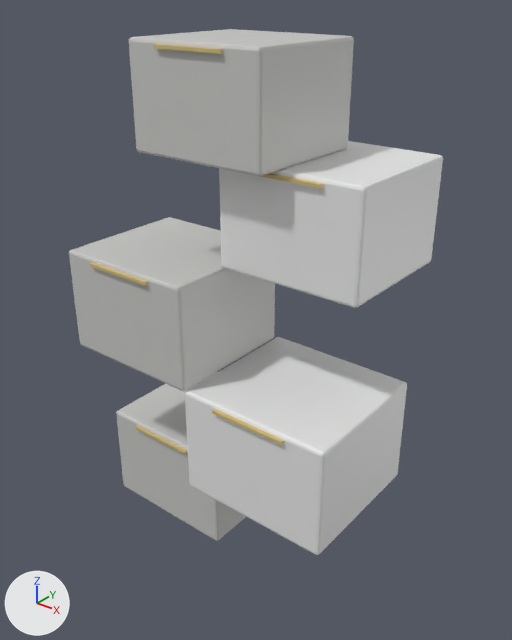
The FBX model game/Assets/_Project/Art/Props/P_crate_stack.fbx: old version first, new version second.
Before and after are seen from a camera (50 mm lens) standing at (1.63, -1.96, 2.26) and looking at (0.04, 0.03, 1.03). Arrows for +X, +Y and +Z are at lower left; the lights stay in place. The older version comes first.

Script lines for the objects in view, before the commit:
```python
me_cube = bpy.data.meshes.new('Cube')
me_cube.from_pydata(...)  # 320 vertices, 300 faces; spans x -0.63..0.63, y -0.39..0.39, z 0.0..2.08
# faces by material slot: [162, 30, 108]
me_cube.materials.append(mat_m_propbody)  # light grey #cececb
me_cube.materials.append(mat_m_propaccent)  # yellow #ddc481
me_cube.materials.append(mat_m_propwhite)  # white #eff0ef
ob_p_crate_stack = bpy.data.objects.new('P_crate_stack', me_cube)
ob_p_crate_stack.location = (0.0, 0.0, 0.0)
```
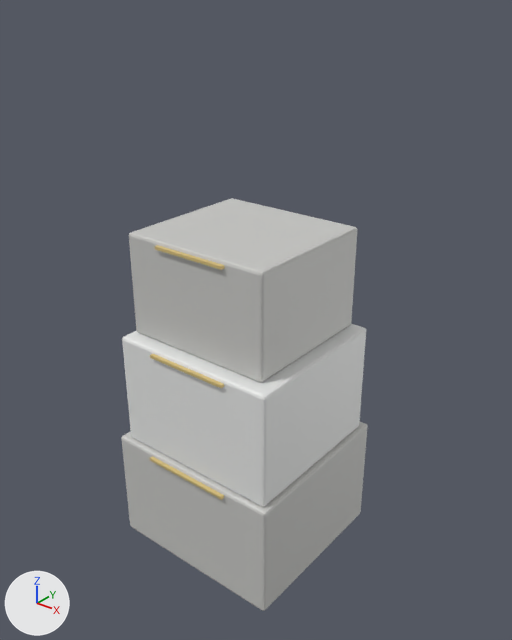
Pixel boxes (x1, y1, x2, y2) of what changed, in the pictures (512 x 640 px; the box of a moved part takes in the faces that stretch with it):
```json
{"object": "P_crate_stack", "change": "reshaped", "before": [69, 29, 443, 555], "after": [121, 198, 368, 611], "on screen": "34% narrower, 21% shorter"}
{"part": 1, "of": "me_cube", "change": "moved or reshaped", "before": [116, 372, 246, 541], "after": [121, 421, 368, 611]}
{"part": 2, "of": "me_cube", "change": "added", "after": [150, 456, 224, 500]}
{"part": 3, "of": "me_cube", "change": "moved or reshaped", "before": [185, 337, 407, 555], "after": [122, 324, 366, 507]}
{"part": 4, "of": "me_cube", "change": "added", "after": [150, 354, 224, 388], "on screen": "yellow"}
{"part": 5, "of": "me_cube", "change": "moved or reshaped", "before": [69, 217, 275, 391], "after": [129, 198, 357, 382]}
{"part": 6, "of": "me_cube", "change": "moved or reshaped", "before": [90, 262, 148, 286], "after": [154, 245, 224, 270]}
{"part": 7, "of": "me_cube", "change": "deleted", "before": [129, 29, 443, 455]}
```

Edits to the scene script, one JSON object a line:
```json
{"block": "me_cube", "where": "# used by ob_p_crate_stack; location = (0.0, 0.0, 0.0)"}
{"op": "remove", "block": "me_cube", "code": "me_cube.from_pydata(...)  # 320 vertices, 300 faces; spans x -0.63..0.63, y -0.39..0.39, z 0.0..2.08"}
{"op": "add", "block": "me_cube", "code": "me_cube.from_pydata(...)  # 192 vertices, 180 faces; spans x -0.39..0.39, y -0.38..0.38, z 0.0..1.4"}
{"block": "me_cube", "change": "me_cube part 1: the loose piece of 56 vertices spanning x -0.63..-0.01, y -0.19..0.39, z 0.0..0.44 is scaled about its middle by (1.26, 1.28, 1.14), then moved by (0.32, -0.09, 0.03)"}
{"block": "me_cube", "change": "me_cube part 2: a new loose piece, a box spanning x -0.195..0.195, y -0.377..-0.358, z 0.474..0.486, in mat_m_propaccent (yellow #ddc481)"}
{"block": "me_cube", "change": "me_cube part 3: the loose piece of 56 vertices spanning x 0.01..0.63, y -0.37..0.21, z 0.44..0.88 is scaled about its middle by (1.16, 1.18, 1.09), then moved by (-0.31, 0.08, 0.08)"}
{"block": "me_cube", "change": "me_cube part 4: a new loose piece, a box spanning x -0.17..0.19, y -0.357..-0.338, z 0.954..0.966, in mat_m_propaccent (yellow #ddc481)"}
{"block": "me_cube", "change": "me_cube part 5: the loose piece of 56 vertices spanning x -0.58..0.02, y -0.38..0.18, z 0.88..1.3 is scaled about its middle by (1.07, 1.07, 1), then moved by (0.27, 0.12, 0.1)"}
{"block": "me_cube", "change": "me_cube part 6: the loose piece of 8 vertices spanning x -0.43..-0.13, y -0.39..-0.37, z 1.27..1.29 is moved by (0.27, 0.09, 0.1)"}
{"block": "me_cube", "change": "me_cube part 7: 6 loose pieces with 144 vertices, spanning x -0.47..0.59, y -0.38..0.39, z 0.41..2.08, are deleted"}
```
